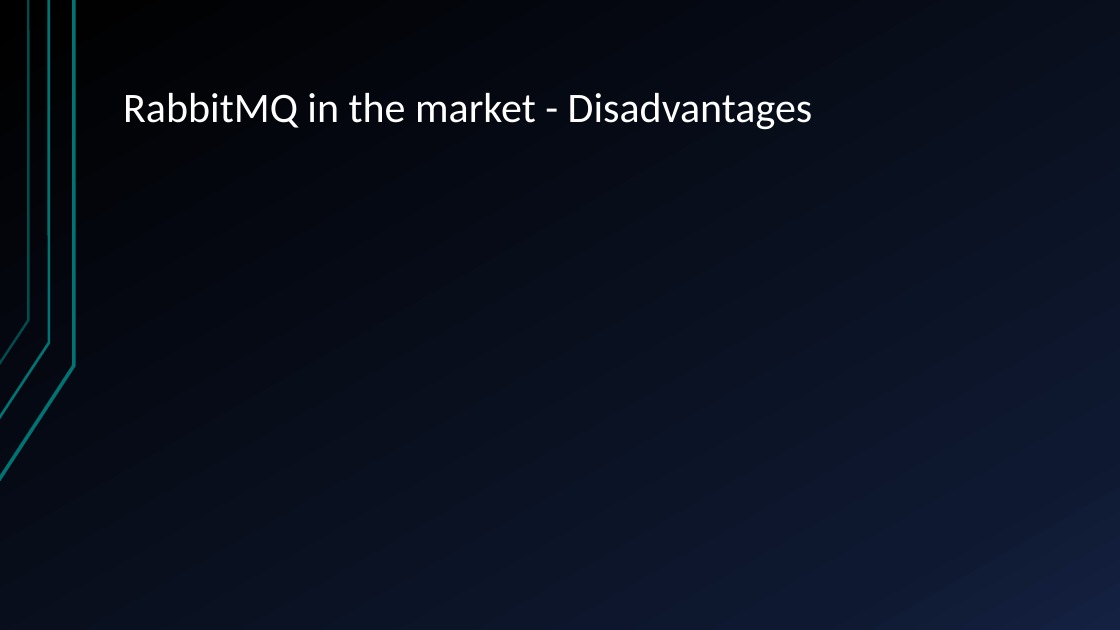
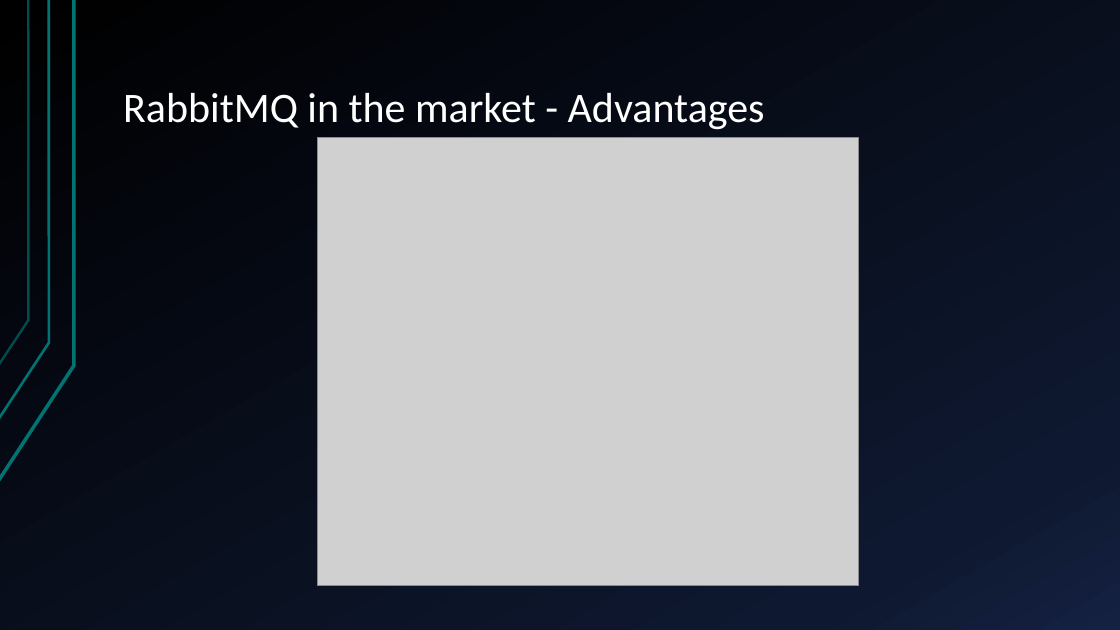
Before and after one commit to marc7666/Distributed-computing-course, a slide deck: slide 23 of Activities/Activity 2/RabbitMQ – components, benefits and application.pptx. Drawn at 1120x630 pixels with LibreOffice and Linux fonts; fonts in the diff are those of the drawing; grey boxes stand for pictures. Boxes give left, top, right and bottom in pixels: in the first picture for what was removed or moved away, otherwise in the second. Text is boxed around its words. In the diff, an @@ line names an element or a change of style, - is before the commit and + after.

```diff
--- a/Activities/Activity 2/RabbitMQ – components, benefits and application.pptx
+++ b/Activities/Activity 2/RabbitMQ – components, benefits and application.pptx
@@ title at box(123, 93, 765, 130): text changed @@
-RabbitMQ in the market - Disadvantages
+RabbitMQ in the market - Advantages
@@ picture added at box(318, 138, 858, 586) @@
```
Also in this commit, not shown: 2 other slides changed, 4 slides added, 2 slides removed.
